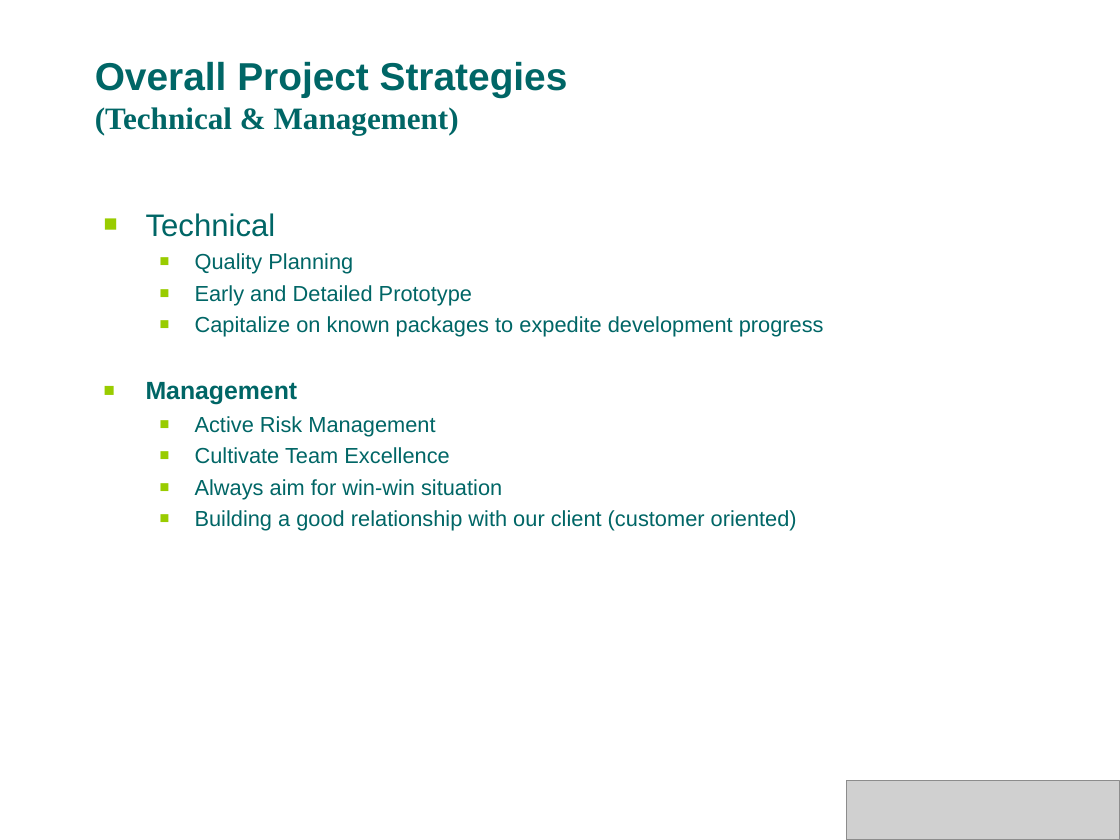
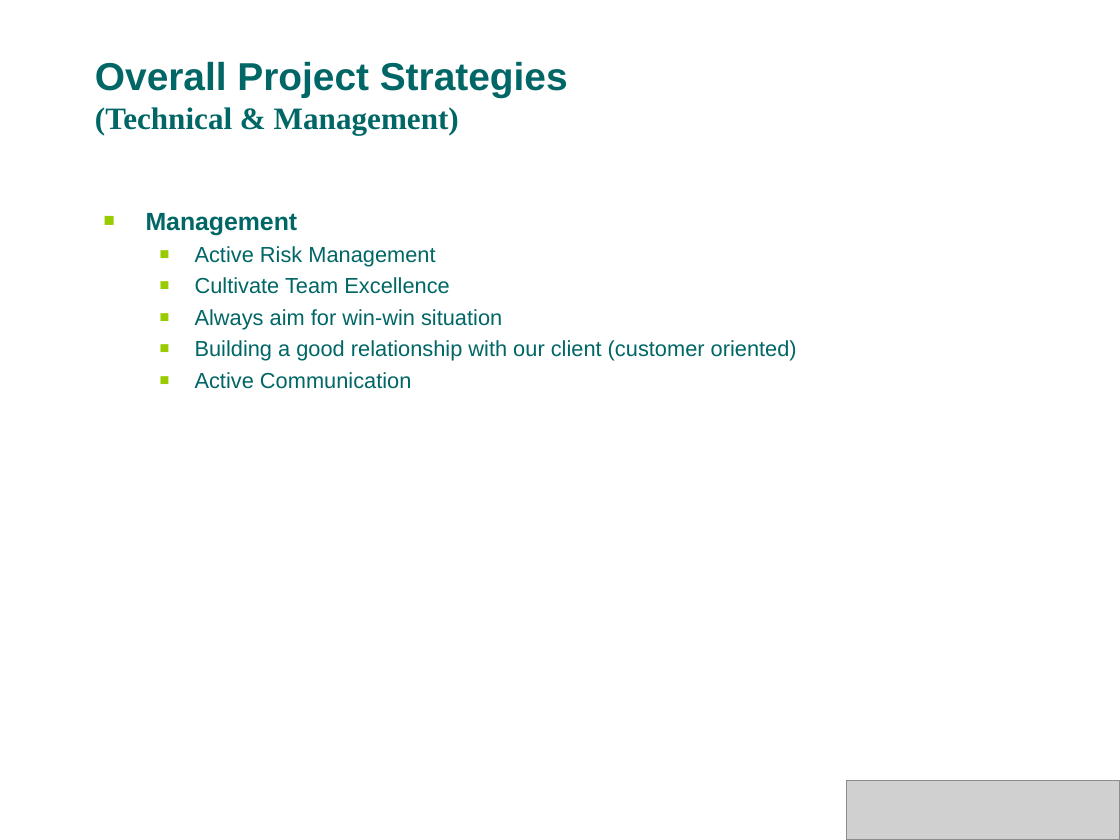
Before and after one commit to s4kshya/leezdr-repository, a slide deck: slide 14 of Exam Paper/MTECH_PROJ/Presentation/phase1.ppt (slide 13 before the commit). Drawn at 1120x840 pixels with LibreOffice and Linux fonts; fonts in the diff are those of the drawing; grey boxes stand for pictures; background and template pictures are left out. Boxes give left, top, right and bottom in pixels: in the first picture for what was removed or moved away, otherwise in the second. Text is boxed around its words. In the diff, an @@ line names an element or a change of style, - is before the commit and + after.

```diff
--- a/Exam Paper/MTECH_PROJ/Presentation/phase1.ppt
+++ b/Exam Paper/MTECH_PROJ/Presentation/phase1.ppt
@@ text at (146,213,824,337): paragraphs removed @@
-■ Technical
-  ■ Quality Planning
-  ■ Early and Detailed Prototype
-  ■ Capitalize on known packages to expedite development progress
@@ text at (195,372,411,389): paragraph added @@
+  ■ Active Communication
```
Also in this commit, not shown: 7 other slides changed, 4 slides added, 1 slide removed.
